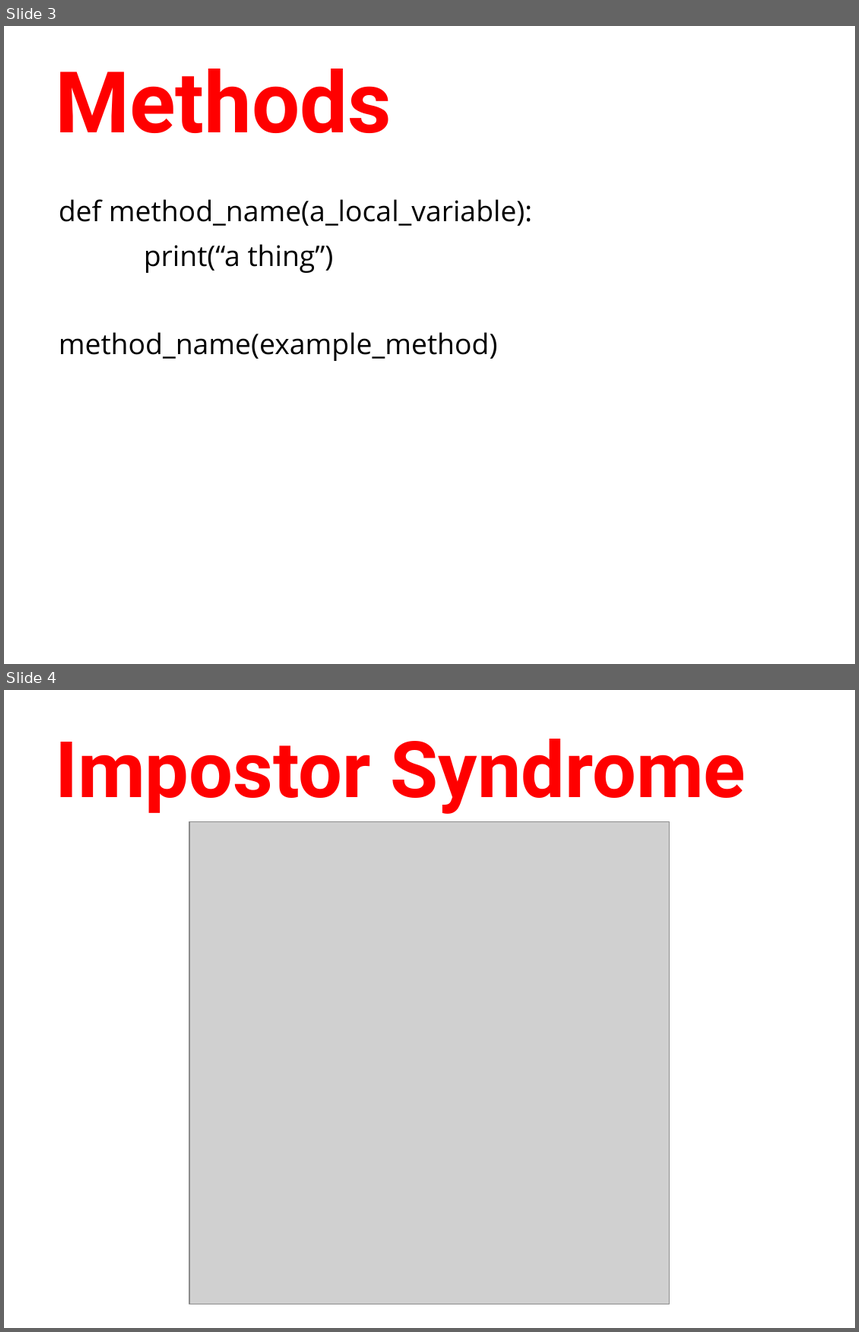
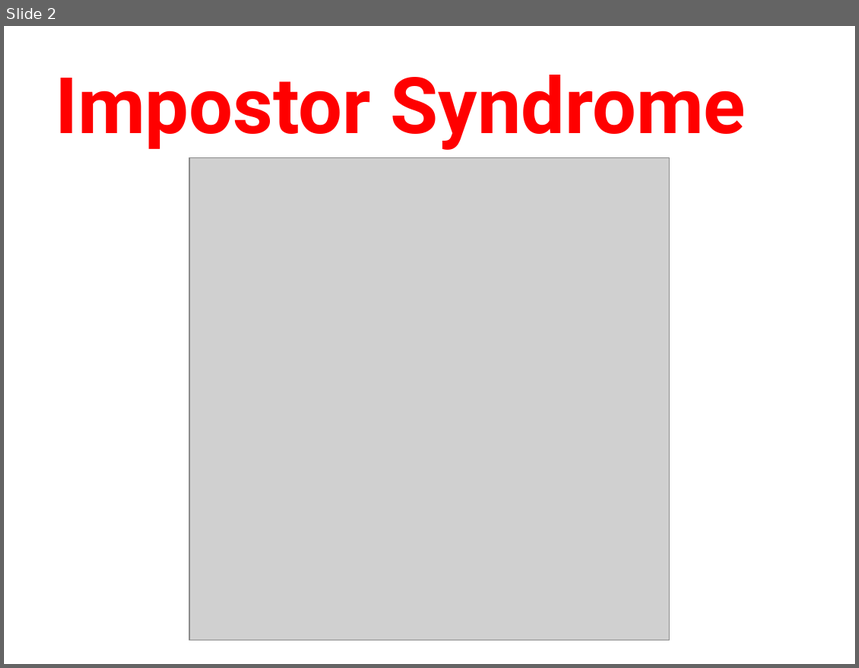
Before and after one commit to humanitiesprogramming/slides, a slide deck: 2018/python/day3-review.pptx. Shown one above the other, each under a label of ours: slides 3 and 4 before the commit, slide 2 after it. The pictures are 859x1332 and 859x668 pixels, drawn with LibreOffice and Linux fonts; fonts in the diff are those of the drawing; grey boxes stand for pictures. Boxes give left, top, right and bottom in pixels: in the first picture for what was removed or moved away, otherwise in the second. Text is boxed around its words. In the diff, an @@ line names an element or a change of style, - is before the commit and + after.

```diff
--- a/2018/python/day3-review.pptx
+++ b/2018/python/day3-review.pptx
@@ slide 3 removed at <box>4,26,855,664</box>, background #FFFFFF @@
@@ title removed at <box>55,69,392,133</box> @@
-Methods
@@ text removed at <box>59,199,532,361</box> @@
-def method_name(a_local_variable):
-print(“a thing”)
-method_name(example_method)
@@ what was slide 4 is now slide 2 @@
```
Also in this commit, not shown: 1 other slide removed.
